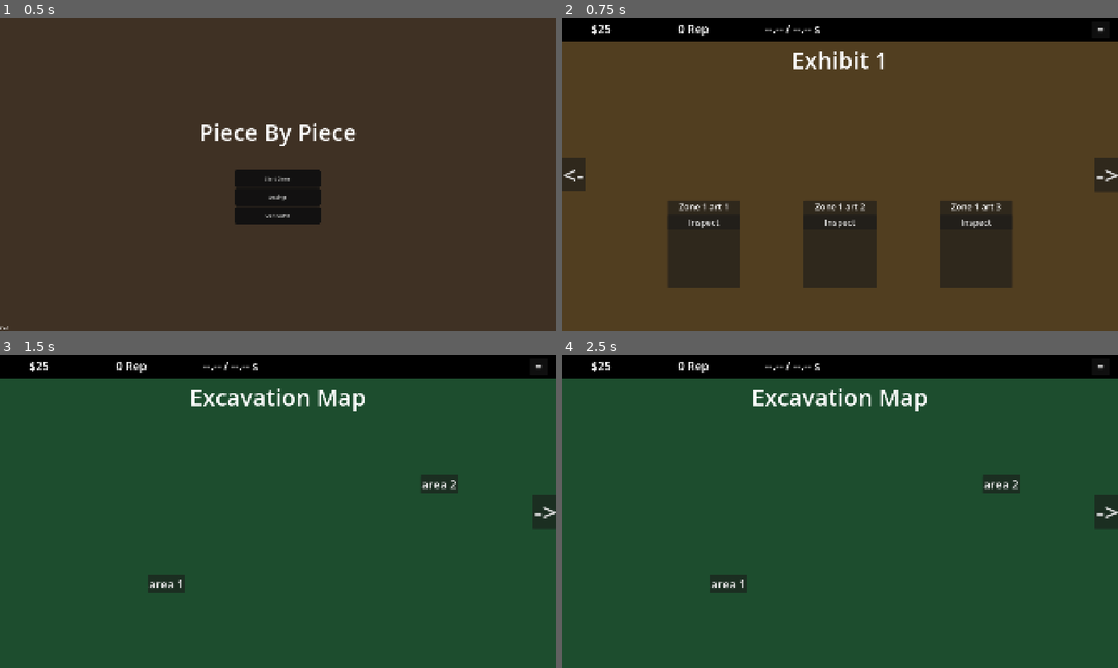
Above: before the commit, frames 1-4 (two rows, left to right).
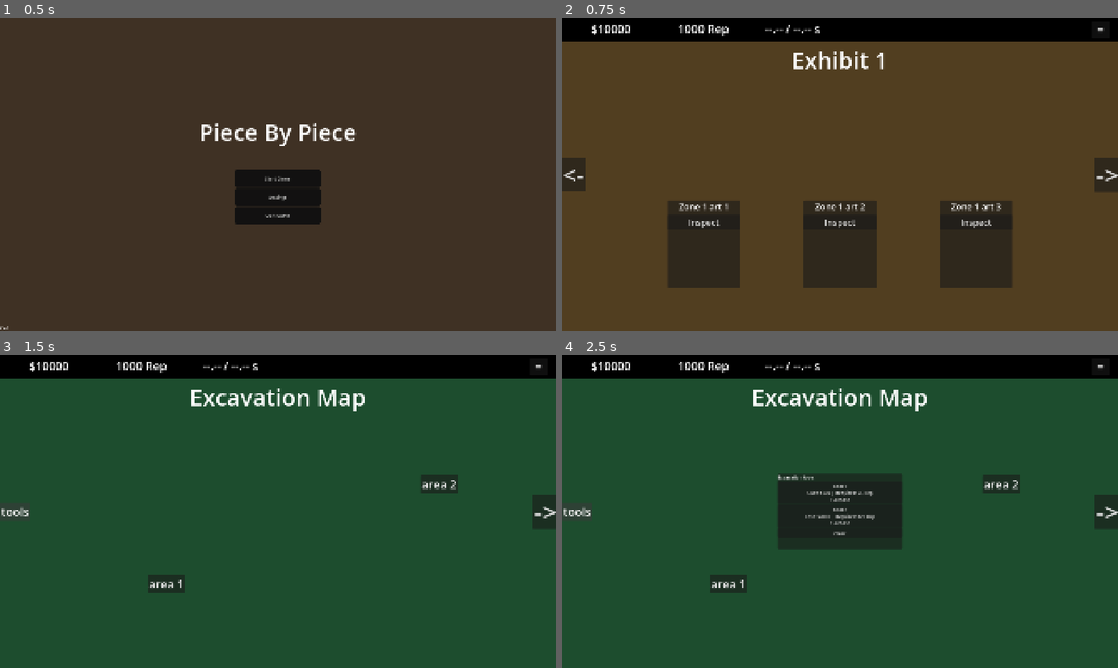
Above: after the commit, the same moments.

Repository: zsansone54/museum-game
Game: Godot game, scene res://MainMenu.tscn
The game is run twice, just before and just after one commit, with the same random seed, the same clock (stepped at 60 frames per second) and the same inputs.
Inputs (mouse positions are in pixels of both pictures, inside the frame that each line leads up to):
- Up to frame 1 (0.5 s): no input
- Up to frame 2 (0.75 s): click "Start Game" at 0.5 s
- Up to frame 3 (1.5 s): click "<-" at 1.25 s
- Up to frame 4 (2.5 s): click (578, 511) at 2 s, where only the run after the commit has a clickable "tools"

Frame 1 is identical in both runs. In frame 2, 0.3% of the frame differs, in the area x 6-30%, y 2-6%; in frame 3, 0.4%; in frame 4, 5.8%, in the area x 0-62%, y 2-63%.

Commit message:
update excavation

Diff:
--- a/game/Excavation.tscn
+++ b/game/Excavation.tscn
@@ -87,6 +87,18 @@
 size_flags_horizontal = 4
 theme_override_font_sizes/font_size = 80
 text = "Excavation Map"
+
+[node name="ToolsButton" type="Button" parent="." unique_id=1104520362]
+layout_mode = 1
+anchors_preset = 4
+anchor_top = 0.5
+anchor_bottom = 0.5
+offset_top = -4.0
+offset_right = 8.0
+offset_bottom = 4.0
+grow_vertical = 2
+theme_override_font_sizes/font_size = 40
+text = "tools"
 
 [node name="BackButton" type="Button" parent="." unique_id=1136414345]
 layout_mode = 1
@@ -122,6 +134,44 @@
 theme_override_font_sizes/font_size = 40
 text = "area 2"
 
+[node name="EquipmentPanel" type="PanelContainer" parent="." unique_id=1541608228]
+visible = false
+custom_minimum_size = Vector2(430, 260)
+layout_mode = 1
+anchors_preset = 8
+anchor_left = 0.5
+anchor_top = 0.5
+anchor_right = 0.5
+anchor_bottom = 0.5
+offset_left = -20.0
+offset_top = -23.5
+offset_right = 20.0
+offset_bottom = 23.5
+grow_horizontal = 2
+grow_vertical = 2
+
+[node name="MarginContainer" type="MarginContainer" parent="EquipmentPanel" unique_id=924727289]
+layout_mode = 2
+
+[node name="VBoxContainer" type="VBoxContainer" parent="EquipmentPanel/MarginContainer" unique_id=1578129418]
+layout_mode = 2
+
+[node name="TitleLabel" type="Label" parent="EquipmentPanel/MarginContainer/VBoxContainer" unique_id=1751450131]
+layout_mode = 2
+text = "Excavation tools"
+
+[node name="Tool1Button" type="Button" parent="EquipmentPanel/MarginContainer/VBoxContainer" unique_id=357386427]
+layout_mode = 2
+text = "Tool 1"
+
+[node name="Tool2Button" type="Button" parent="EquipmentPanel/MarginContainer/VBoxContainer" unique_id=1845087250]
+layout_mode = 2
+text = "Tool 2"
+
+[node name="CloseButton" type="Button" parent="EquipmentPanel/MarginContainer/VBoxContainer" unique_id=1828290071]
+layout_mode = 2
+text = "Close"
+
 [node name="SitePanel" type="PanelContainer" parent="." unique_id=1765479893]
 visible = false
 custom_minimum_size = Vector2(500, 350)
@@ -156,6 +206,17 @@
 [node name="Artifact3Button" type="Button" parent="SitePanel/MarginContainer/VBoxContainer" unique_id=525389543]
 layout_mode = 2
 
+[node name="HSeparator" type="HSeparator" parent="SitePanel/MarginContainer/VBoxContainer" unique_id=589348204]
+layout_mode = 2
+
+[node name="SpeedUpgradeButton" type="Button" parent="SitePanel/MarginContainer/VBoxContainer" unique_id=1998904188]
+layout_mode = 2
+text = "Improve Excavation Speed"
+
+[node name="ChanceUpgradeButton" type="Button" parent="SitePanel/MarginContainer/VBoxContainer" unique_id=2060038494]
+layout_mode = 2
+text = "Improve Success Chance"
+
 [node name="CloseButton" type="Button" parent="SitePanel/MarginContainer/VBoxContainer" unique_id=337294363]
 layout_mode = 2
 text = "close"
--- a/game/excavation.gd
+++ b/game/excavation.gd
@@ -8,6 +8,7 @@
 @onready var back_button: Button = $BackButton
 @onready var area_1_button: Button = $Area1Button
 @onready var area_2_button: Button = $Area2Button
+@onready var tools_button: Button = $ToolsButton
 
 @onready var site_panel: PanelContainer = $SitePanel
 @onready var site_name_label: Label = $SitePanel/MarginContainer/VBoxContainer/SiteNameLabel
@@ -16,9 +17,31 @@
 	$SitePanel/MarginContainer/VBoxContainer/Artifact2Button,
 	$SitePanel/MarginContainer/VBoxContainer/Artifact3Button
 ]
-@onready var close_button: Button = $SitePanel/MarginContainer/VBoxContainer/CloseButton
+@onready var speed_upgrade_button: Button = (
+	$SitePanel/MarginContainer/VBoxContainer/SpeedUpgradeButton
+)
+@onready var chance_upgrade_button: Button = (
+	$SitePanel/MarginContainer/VBoxContainer/ChanceUpgradeButton
+)
+@onready var site_close_button: Button = (
+	$SitePanel/MarginContainer/VBoxContainer/CloseButton
+)
+
+@onready var equipment_panel: PanelContainer = $EquipmentPanel
+@onready var tool_buttons: Array[Button] = [
+	$EquipmentPanel/MarginContainer/VBoxContainer/Tool1Button,
+	$EquipmentPanel/MarginContainer/VBoxContainer/Tool2Button
+]
+@onready var equipment_close_button: Button = (
+	$EquipmentPanel/MarginContainer/VBoxContainer/CloseButton
+)
 
 var current_site_artifacts: Array = []
+var current_site_area: Dictionary = {}
+
+var equipment_panel_open_position: Vector2
+var equipment_panel_closed_position: Vector2
+var equipment_panel_tween: Tween
 
 
 func _ready() -> void:
@@ -27,22 +50,51 @@
 
 	pause_button.pressed.connect(_on_pause_button_pressed)
 	back_button.pressed.connect(_on_back_button_pressed)
+
 	area_1_button.pressed.connect(_on_area_1_button_pressed)
 	area_2_button.pressed.connect(_on_area_2_button_pressed)
+	tools_button.pressed.connect(_on_tools_button_pressed)
 
 	artifact_buttons[0].pressed.connect(_on_artifact_1_button_pressed)
 	artifact_buttons[1].pressed.connect(_on_artifact_2_button_pressed)
 	artifact_buttons[2].pressed.connect(_on_artifact_3_button_pressed)
 
-	close_button.pressed.connect(_on_close_button_pressed)
-	close_button.text = "Close"
+	speed_upgrade_button.pressed.connect(_on_speed_upgrade_button_pressed)
+	chance_upgrade_button.pressed.connect(_on_chance_upgrade_button_pressed)
+	site_close_button.pressed.connect(_on_site_close_button_pressed)
+
+	tool_buttons[0].pressed.connect(_on_tool_1_button_pressed)
+	tool_buttons[1].pressed.connect(_on_tool_2_button_pressed)
+	equipment_close_button.pressed.connect(_on_equipment_close_button_pressed)
+
+	site_close_button.text = "Close"
+	equipment_close_button.text = "Close"
 
 	site_panel.hide()
+	equipment_panel.hide()
+
 	update_hud()
+
+	# Wait one frame so Godot knows the panel's final size and position.
+	await get_tree().process_frame
+
+	equipment_panel_open_position = equipment_panel.position
+	equipment_panel_closed_position = (
+		equipment_panel_open_position
+		+ Vector2(0, equipment_panel.size.y + 40)
+	)
+
+	equipment_panel.position = equipment_panel_closed_position
 
 
 func _process(_delta: float) -> void:
 	update_hud()
+
+	if site_panel.visible && !current_site_area.is_empty():
+		refresh_site_panel()
+
+	if equipment_panel.visible:
+		refresh_tool_buttons()
 
 
 func update_hud() -> void:
@@ -64,26 +116,51 @@
 
 
 func open_site(area_id: int) -> void:
-	var area: Dictionary = GameState.get_area_data(area_id)
-	var is_unlocked: bool = GameState.is_area_unlocked(area)
-
-	current_site_artifacts = area["artifacts"]
+	current_site_area = GameState.get_area_data(area_id)
+	current_site_artifacts = current_site_area["artifacts"]
+
 	site_panel.show()
+	refresh_site_panel()
+
+
+func refresh_site_panel() -> void:
+	if current_site_area.is_empty():
+		return
+
+	var is_unlocked: bool = GameState.is_area_unlocked(current_site_area)
 
 	if !is_unlocked:
 		site_name_label.text = "%s\nRequires %d Reputation" % [
-			area["name"],
-			area["unlock_required_rep"]
+			current_site_area["name"],
+			current_site_area["unlock_required_rep"]
 		]
 
 		for button in artifact_buttons:
 			button.disabled = true
-			button.tooltip_text = "Requires %d Reputation" % area["unlock_required_rep"]
+			button.tooltip_text = (
+				"Requires %d Reputation"
+				% current_site_area["unlock_required_rep"]
+			)
+
+		speed_upgrade_button.disabled = true
+		speed_upgrade_button.tooltip_text = (
+			"Unlock this site first"
+		)
+
+		chance_upgrade_button.disabled = true
+		chance_upgrade_button.tooltip_text = (
+			"Unlock this site first"
+		)
 
 		return
 
-	site_name_label.text = area["name"]
-
+	site_name_label.text = current_site_area["name"]
+
+	refresh_artifact_buttons()
+	refresh_upgrade_buttons()
+
+
+func refresh_artifact_buttons() -> void:
 	for index in range(artifact_buttons.size()):
 		var artifact: Dictionary = current_site_artifacts[index]
 		var progress: Dictionary = GameState.get_artifact_progress(artifact["id"])
@@ -108,18 +185,227 @@
 
 		elif progress["fragments_found"] >= artifact["total_fragments"]:
 			button.disabled = true
-			button.tooltip_text = "All fragments found — clean and assemble it in the museum"
+			button.tooltip_text = (
+				"All fragments found — clean and assemble it in the museum"
+			)
 
 		else:
 			button.disabled = false
 
 
+func refresh_upgrade_buttons() -> void:
+	var area_id: int = current_site_area["id"]
+
+	var speed_upgrade: Dictionary = current_site_area["speed_upgrade"]
+	var speed_level: int = GameState.area_speed_upgrades[area_id]
+	var speed_cost: float = get_upgrade_cost(speed_upgrade, speed_level)
+
+	var chance_upgrade: Dictionary = current_site_area["chance_upgrade"]
+	var chance_level: int = GameState.area_chance_upgrades[area_id]
+	var chance_cost: float = get_upgrade_cost(chance_upgrade, chance_level)
+
+	update_upgrade_button(
+		speed_upgrade_button,
+		"Improve Excavation Speed",
+		speed_upgrade,
+		speed_level,
+		speed_cost
+	)
+
+	update_upgrade_button(
+		chance_upgrade_button,
+		"Improve Success Chance",
+		chance_upgrade,
+		chance_level,
+		chance_cost
+	)
+
+
+func get_upgrade_cost(upgrade: Dictionary, current_level: int) -> float:
+	return (
+		upgrade["base_cost"]
+		+ upgrade["cost_mult_per_level"] * current_level
+	)
+
+
+func update_upgrade_button(
+	button: Button,
+	upgrade_name: String,
+	upgrade: Dictionary,
+	current_level: int,
+	cost: float
+) -> void:
+	var max_level: int = upgrade["max_level"]
+
+	button.tooltip_text = ""
+
+	if current_level >= max_level:
+		button.text = "%s\nLevel %d / %d — MAX LEVEL" % [
+			upgrade_name,
+			current_level,
+			max_level
+		]
+		button.disabled = true
+		button.tooltip_text = "This upgrade is already at its maximum level"
+
+	elif GameState.funds < cost:
+		button.text = "%s\nLevel %d / %d — $%d" % [
+			upgrade_name,
+			current_level,
+			max_level,
+			int(cost)
+		]
+		button.disabled = true
+		button.tooltip_text = "Requires $%d" % int(cost)
+
+	else:
+		button.text = "%s\nLevel %d / %d — $%d\nPurchase" % [
+			upgrade_name,
+			current_level,
+			max_level,
+			int(cost)
+		]
+		button.disabled = false
+		button.tooltip_text = "Purchase this upgrade"
+
+
 func select_site_artifact(index: int) -> void:
 	var artifact: Dictionary = current_site_artifacts[index]
+
 	GameState.select_excavation_target(artifact)
 	site_panel.hide()
 
 
+func open_equipment_panel() -> void:
+	refresh_tool_buttons()
+
+	if equipment_panel_tween and equipment_panel_tween.is_valid():
+		equipment_panel_tween.kill()
+
+	equipment_panel.position = equipment_panel_closed_position
+	equipment_panel.show()
+
+	equipment_panel_tween = create_tween()
+	equipment_panel_tween.set_trans(Tween.TRANS_QUAD)
+	equipment_panel_tween.set_ease(Tween.EASE_OUT)
+	equipment_panel_tween.tween_property(
+		equipment_panel,
+		"position",
+		equipment_panel_open_position,
+		0.25
+	)
+
+
+func close_equipment_panel() -> void:
+	if equipment_panel_tween and equipment_panel_tween.is_valid():
+		equipment_panel_tween.kill()
+
+	equipment_panel_tween = create_tween()
+	equipment_panel_tween.set_trans(Tween.TRANS_QUAD)
+	equipment_panel_tween.set_ease(Tween.EASE_IN)
+	equipment_panel_tween.tween_property(
+		equipment_panel,
+		"position",
+		equipment_panel_closed_position,
+		0.2
+	)
+	equipment_panel_tween.tween_callback(equipment_panel.hide)
+
+
+func refresh_tool_buttons() -> void:
+	for tool_id in range(tool_buttons.size()):
+		var button: Button = tool_buttons[tool_id]
+
+		if tool_id >= GameState.tools.size():
+			button.hide()
+			continue
+
+		button.show()
+
+		var tool: Dictionary = GameState.tools[tool_id]
+		var tool_name: String = tool["name"]
+		var tool_cost: int = int(tool["cost"])
+		var required_rep: int = tool["unlock_required_rep"]
+
+		button.tooltip_text = ""
+
+		if tool["is_purchased"]:
+			button.text = "%s\nOwned" % tool_name
+			button.disabled = true
+			button.tooltip_text = "Already purchased"
+
+		elif GameState.rep < required_rep:
+			button.text = "%s\nCost: $%d | Requires: %d Rep" % [
+				tool_name,
+				tool_cost,
+				required_rep
+			]
+			button.disabled = true
+			button.tooltip_text = "Requires %d Reputation" % required_rep
+
+		elif GameState.funds < tool_cost:
+			button.text = "%s\nCost: $%d | Requires: %d Rep" % [
+				tool_name,
+				tool_cost,
+				required_rep
+			]
+			button.disabled = true
+			button.tooltip_text = "Requires $%d" % tool_cost
+
+		else:
+			button.text = "%s\nCost: $%d | Requires: %d Rep\nPurchase" % [
+				tool_name,
+				tool_cost,
+				required_rep
+			]
+			button.disabled = false
+			button.tooltip_text = "Purchase " + tool_name
+
+
+func purchase_tool(tool_id: int) -> void:
+	if tool_id < 0 || tool_id >= GameState.tools.size():
+		return
+
+	var was_purchased: bool = GameState.tools[tool_id]["is_purchased"]
+
+	GameState.buy_tool(tool_id)
+
+	if !was_purchased && GameState.tools[tool_id]["is_purchased"]:
+		GameState.save_game()
+
+	refresh_tool_buttons()
+
+
+func purchase_speed_upgrade() -> void:
+	if current_site_area.is_empty():
+		return
+
+	var area_id: int = current_site_area["id"]
+	var old_level: int = GameState.area_speed_upgrades[area_id]
+
+	GameState.buy_speed_upgrade(current_site_area)
+
+	if GameState.area_speed_upgrades[area_id] > old_level:
+		GameState.save_game()
+
+	refresh_site_panel()
+
+
+func purchase_chance_upgrade() -> void:
+	if current_site_area.is_empty():
+		return
+
+	var area_id: int = current_site_area["id"]
+	var old_level: int = GameState.area_chance_upgrades[area_id]
+
+	GameState.buy_chance_upgrade(current_site_area)
+
+	if GameState.area_chance_upgrades[area_id] > old_level:
+		GameState.save_game()
+
+	refresh_site_panel()
+
+
 func _on_area_1_button_pressed() -> void:
 	open_site(0)
 
@@ -128,6 +414,10 @@
 	open_site(1)
 
 
+func _on_tools_button_pressed() -> void:
+	open_equipment_panel()
+
+
 func _on_artifact_1_button_pressed() -> void:
 	select_site_artifact(0)
 
@@ -140,8 +430,28 @@
 	select_site_artifact(2)
 
 
-func _on_close_button_pressed() -> void:
+func _on_speed_upgrade_button_pressed() -> void:
+	purchase_speed_upgrade()
+
+
+func _on_chance_upgrade_button_pressed() -> void:
+	purchase_chance_upgrade()
+
+
+func _on_site_close_button_pressed() -> void:
 	site_panel.hide()
+
+
+func _on_tool_1_button_pressed() -> void:
+	purchase_tool(0)
+
+
+func _on_tool_2_button_pressed() -> void:
+	purchase_tool(1)
+
+
+func _on_equipment_close_button_pressed() -> void:
+	close_equipment_panel()
 
 
 func _on_back_button_pressed() -> void:
--- a/game/game_state.gd
+++ b/game/game_state.gd
@@ -39,6 +39,11 @@
 
 	set_artifact_progress()
 	rng.randomize()
+	if has_save_file():
+		load_game()
+	funds = 10000
+	rep = 1000
+
 
 
 func _process(delta: float) -> void:
@@ -308,7 +313,10 @@
 		"artifact_progress": artifact_progress,
 		"purchased_tools": purchased_tools,
 		"speed_upgrades": area_speed_upgrades,
-		"chance_upgrades": area_chance_upgrades
+		"chance_upgrades": area_chance_upgrades,
+		"active_area_id": active_area_id,
+		"active_artifact_id": active_artifact_id,
+		"excavation_countdown": excavation_countdown,
 	}
 
 
@@ -385,7 +393,9 @@
 			min(area_chance_upgrades.size(), saved_chance_upgrades.size())
 		):
 			area_chance_upgrades[index] = int(saved_chance_upgrades[index])
-
+	active_area_id = int(save_data.get("active_area_id", -1))
+	active_artifact_id = int(save_data.get("active_artifact_id", -1))
+	excavation_countdown = float(save_data.get("excavation_countdown", -1.0))
 	return true
 
 
